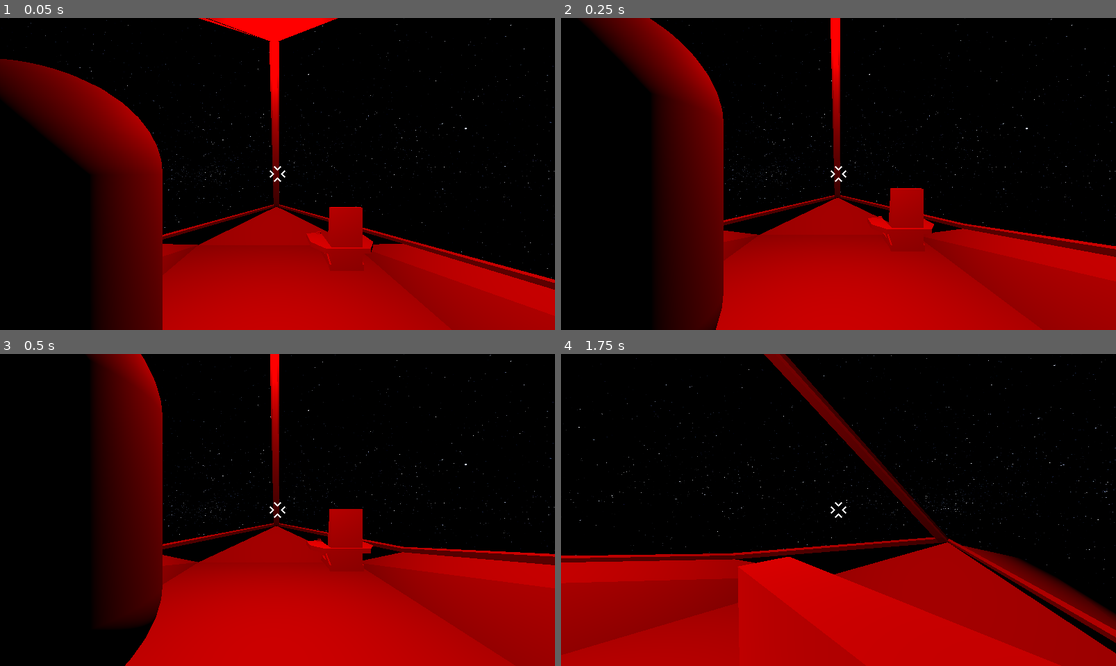
Above: before the commit, frames 1-4 (two rows, left to right).
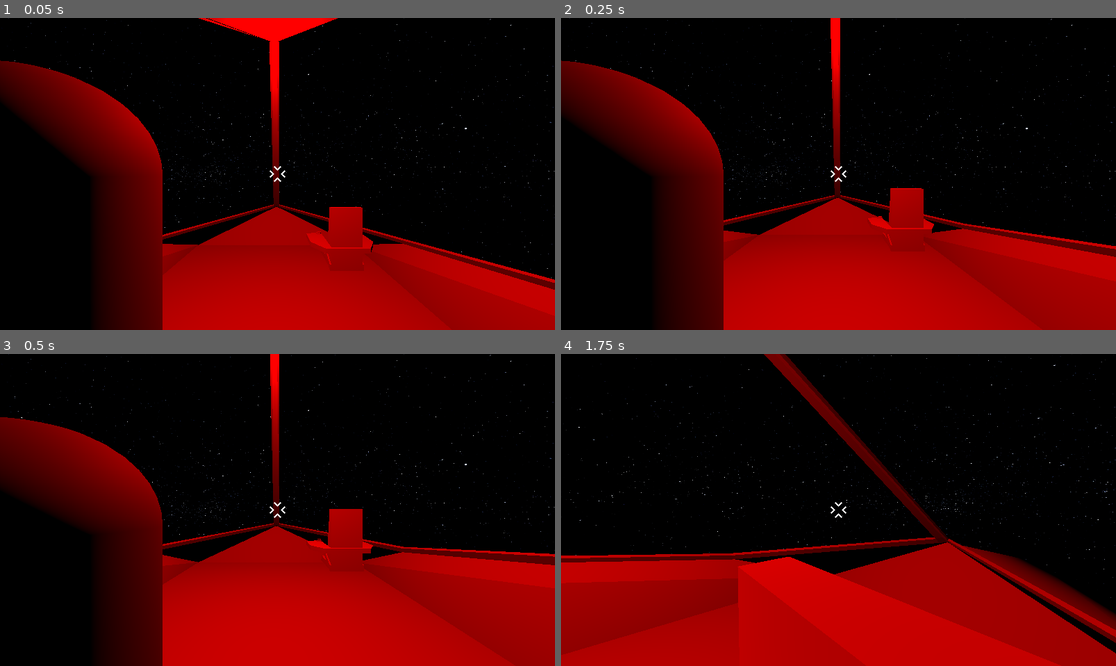
Above: after the commit, the same moments.

Repository: Greenwolf8/UntitledSpaceGame
Game: Godot game, scene res://Map.tscn
Same seed, same stepped clock (60 frames per second), same inputs: the game is played once before the commit and once after it.
Inputs (mouse positions are in pixels of both pictures, inside the frame that each line leads up to):
- Up to frame 1 (0.05 s): no input
- Up to frame 2 (0.25 s): no input
- Up to frame 3 (0.5 s): no input
- Up to frame 4 (1.75 s): tap Enter at 0.5 s; move the mouse to (866, 510) at 0.52 s; hold W (move_forward) from 0.53 s (still down); tap Space (jump) at 0.6, 0.77, 1.07, 1.52, 1.55 s; move the mouse to (810, 510) at 1.27 s; tap C (camera_lock) at 1.35 s

The runs differ from the first frame. In frame 1, 0.1% of the frame differs, in the area x 0-30%, y 13-49%; in frame 2, 9.7%; in frame 3, 12%, in the area x 0-30%, y 0-100%; in frame 4, nothing differs.

Commit message:
fix: Gravity on test character

Diff:
--- a/BonusPlayer.gd
+++ b/BonusPlayer.gd
@@ -14,13 +14,18 @@
 
 	var ship_basis : Basis = parent.global_transform.basis
 	var gravity_dir = -ship_basis.y
-	var _current_vertical_velocity = velocity.project(ship_basis.y)
+
+	var current_vertical_velocity = velocity.project(ship_basis.y)
+	var current_horizontal_velocity = velocity - velocity.project(ship_basis.y)
+
 
 	if not down_cast.is_colliding():
-		_current_vertical_velocity = Vector3.ZERO
+		current_vertical_velocity = Vector3.ZERO
 		if Input.is_action_just_pressed("jump"):
-			_current_vertical_velocity = ship_basis.y * 4.5
+			current_vertical_velocity = ship_basis.y * 4.5
 	else:
-		_current_vertical_velocity += gravity_dir * 11 * delta
+		current_vertical_velocity += gravity_dir * 11 * delta
+
+	velocity = current_horizontal_velocity + current_vertical_velocity
 
 	move_and_slide()
